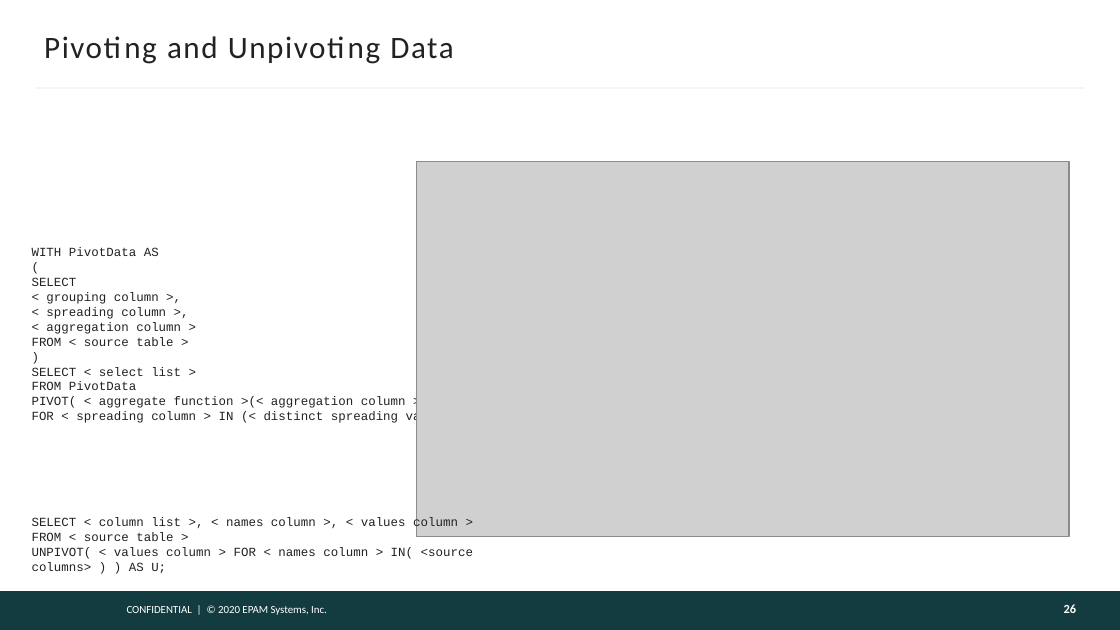
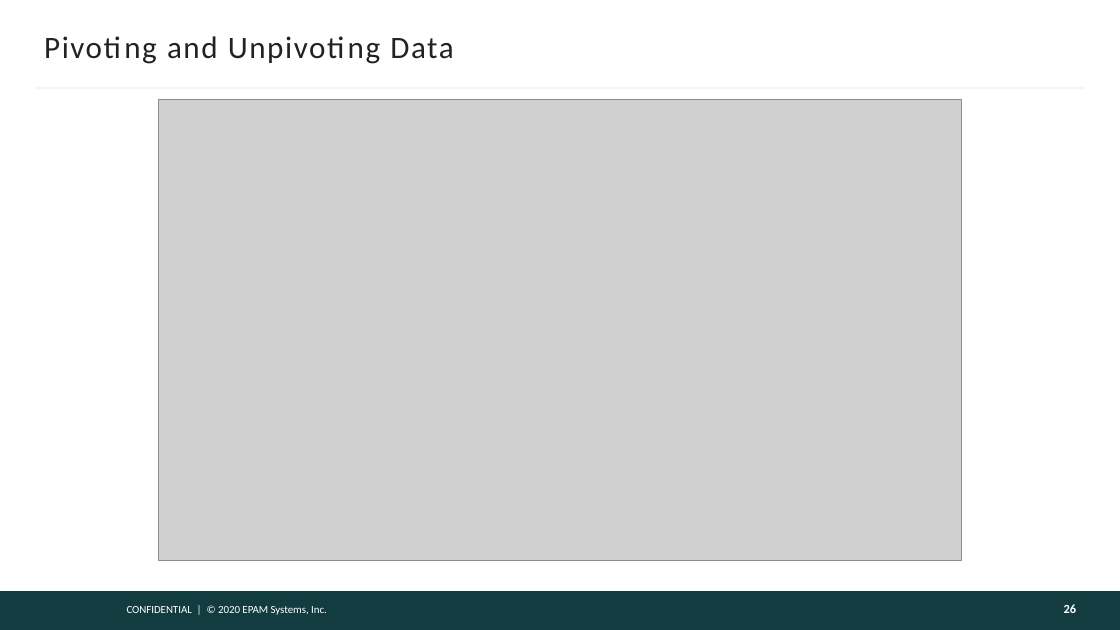
Before and after one commit to AndreyQC/MSBI.Lab, a slide deck: slide 26 of MSBI.E04-SQL/MSBI.Dev.S21E04.pptx. Drawn at 1120x630 pixels with LibreOffice and Linux fonts; fonts in the diff are those of the drawing; grey boxes stand for pictures; background and template pictures are left out. Boxes give left, top, right and bottom in pixels: in the first picture for what was removed or moved away, otherwise in the second. Text is boxed around its words. In the diff, an @@ line names an element or a change of style, - is before the commit and + after.

```diff
--- a/MSBI.E04-SQL/MSBI.Dev.S21E04.pptx
+++ b/MSBI.E04-SQL/MSBI.Dev.S21E04.pptx
@@ picture: place and size @@
-picture at <box>417,161,1070,536</box>
+picture at <box>159,99,961,560</box>
@@ text removed at <box>32,247,451,424</box> @@
-WITH PivotData AS
-(
-SELECT
-< grouping column >,
-< spreading column >,
-< aggregation column >
-FROM < source table >
-)
-SELECT < select list >
-FROM PivotData
-PIVOT( < aggregate function >(< aggregation column >)
-FOR < spreading column > IN (< distinct spreading values >) ) AS P;
@@ text removed at <box>32,517,473,573</box> @@
-SELECT < column list >, < names column >, < values column >
-FROM < source table >
-UNPIVOT( < values column > FOR < names column > IN( <source columns> ) ) AS U;
```
Also in this commit, not shown: 2 other slides changed, 1 other file.
